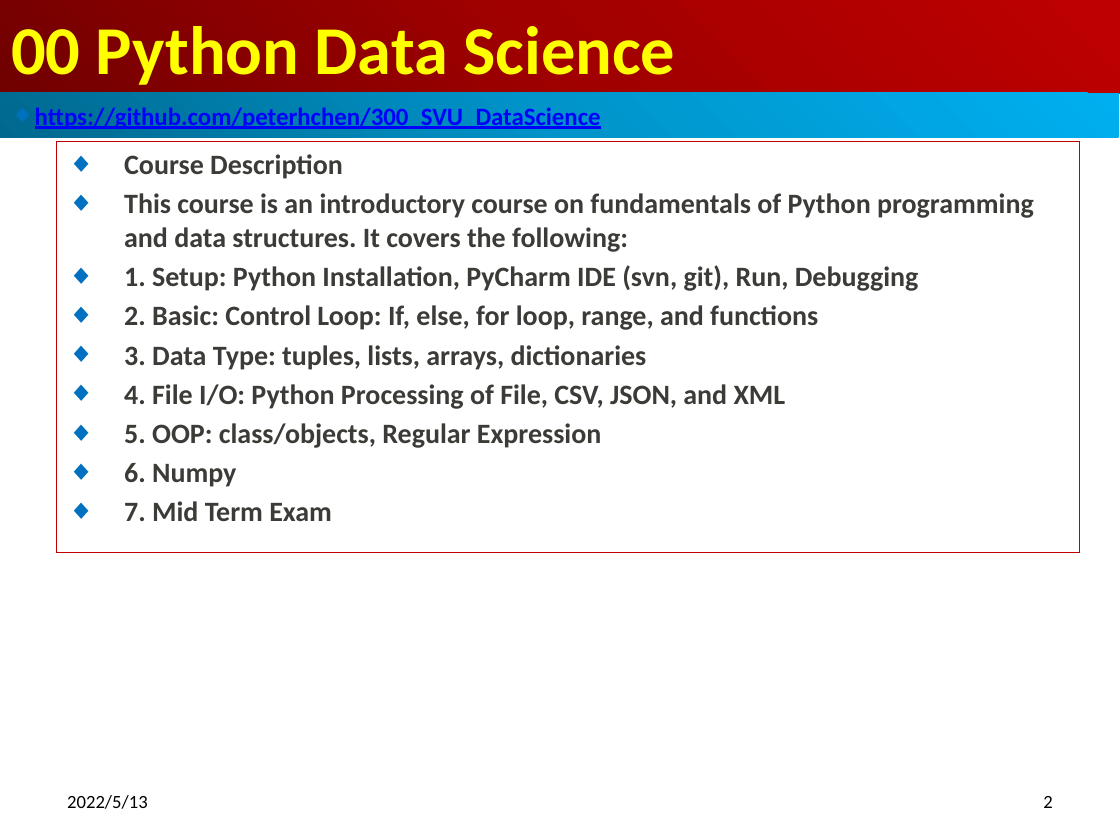
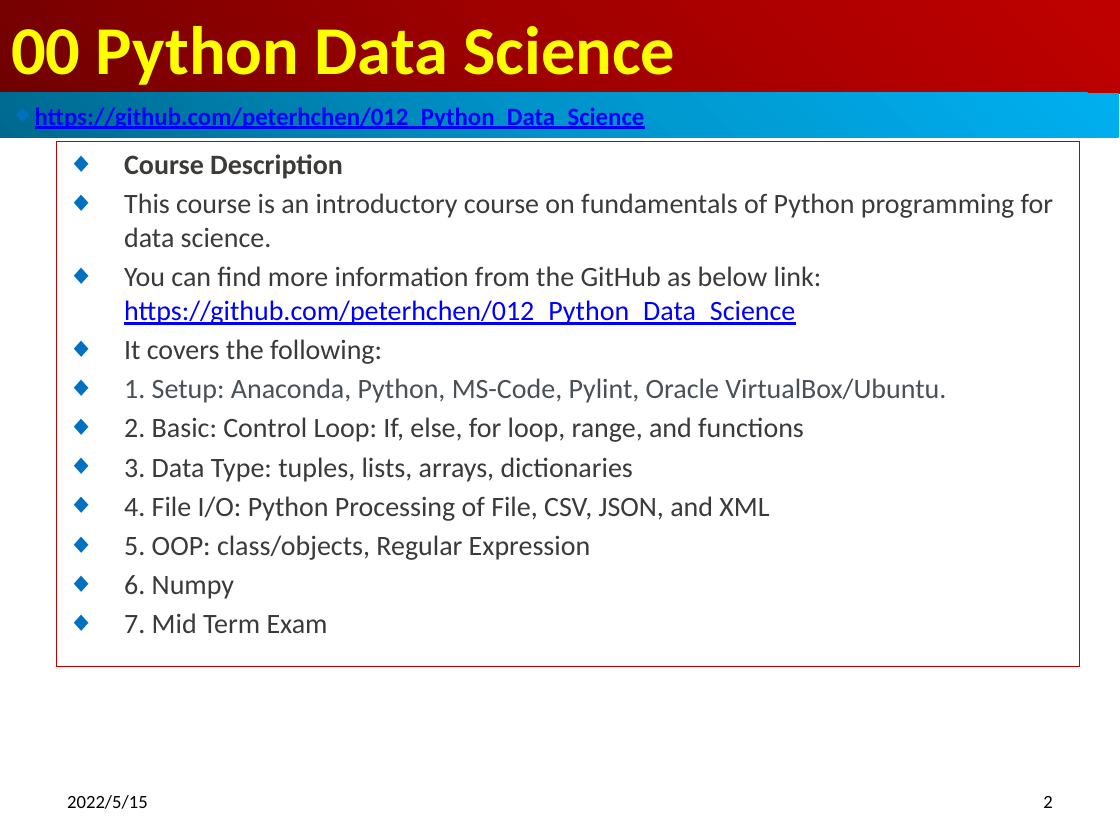
Before and after one commit to peterhchen/012_Python_Data_Science, a slide deck: slide 2 of 00_Python_DataScience_Syllabus.pptx. Drawn at 1120x840 pixels with LibreOffice and Linux fonts; fonts in the diff are those of the drawing. Boxes give left, top, right and bottom in pixels: in the first picture for what was removed or moved away, otherwise in the second. Text is boxed around its words. In the diff, an @@ line names an element or a change of style, - is before the commit and + after.

```diff
--- a/00_Python_DataScience_Syllabus.pptx
+++ b/00_Python_DataScience_Syllabus.pptx
@@ text in rectangle at (35,104,645,130): text changed @@
-◆ https://github.com/peterhchen/300_SVU_DataScience
+◆ https://github.com/peterhchen/012_Python_Data_Science
@@ subtitle "Course Description": place and size @@
-subtitle "Course Description" at (56,141,1079,552)
+subtitle "Course Description" at (56,141,1079,666)
@@ subtitle at (124,193,1053,403): text changed; text colour #3C3B37 to #3A3A3A; bold off @@
-◆ This course is an introductory course on fundamentals of Python programming and data structures. It covers the following:
-◆ 1. Setup: Python Installation, PyCharm IDE (svn, git), Run, Debugging
+◆ This course is an introductory course on fundamentals of Python programming for data science.
+◆ You can find more information from the GitHub as below link: https://github.com/peterhchen/012_Python_Data_Science
+◆ It covers the following:
+◆ 1. Setup: Anaconda, Python, MS-Code, Pylint, Oracle VirtualBox/Ubuntu.
@@ subtitle at (124,417,804,633): text colour #3C3B37 to #3A3A3A, bold off in "2. Basic: Control Loop: If, else, for ...", "3. Data Type: tuples, lists, arrays, dictionaries", "4. File I/O: Python Processing of File, ...", "5. OOP: class/objects, Regular Expression" and 2 more places @@
@@ text at (67,795,148,809): text changed @@
-2022/5/13
+2022/5/15
```
Also in this commit, not shown: 5 other slides changed.
